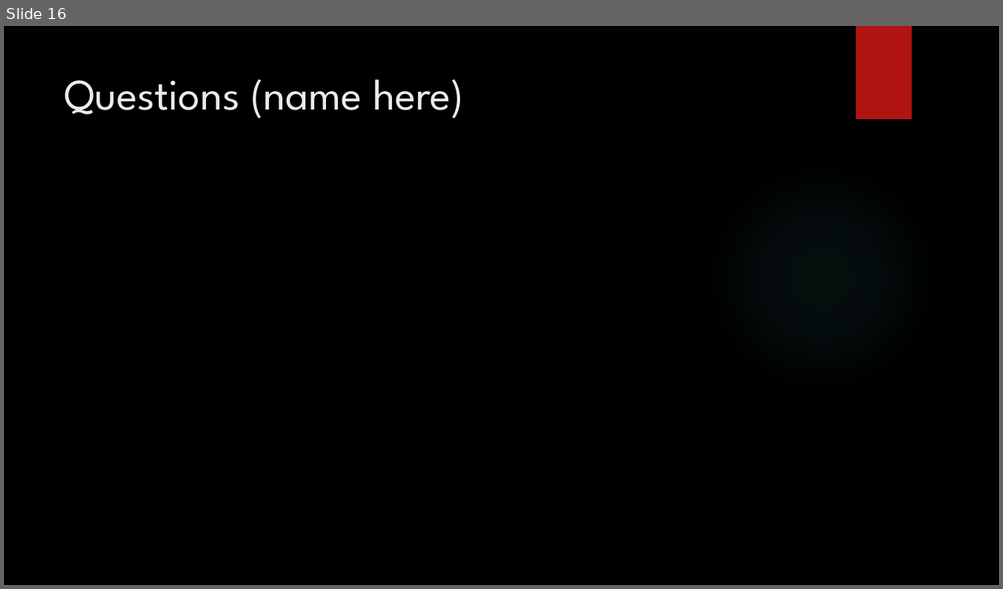
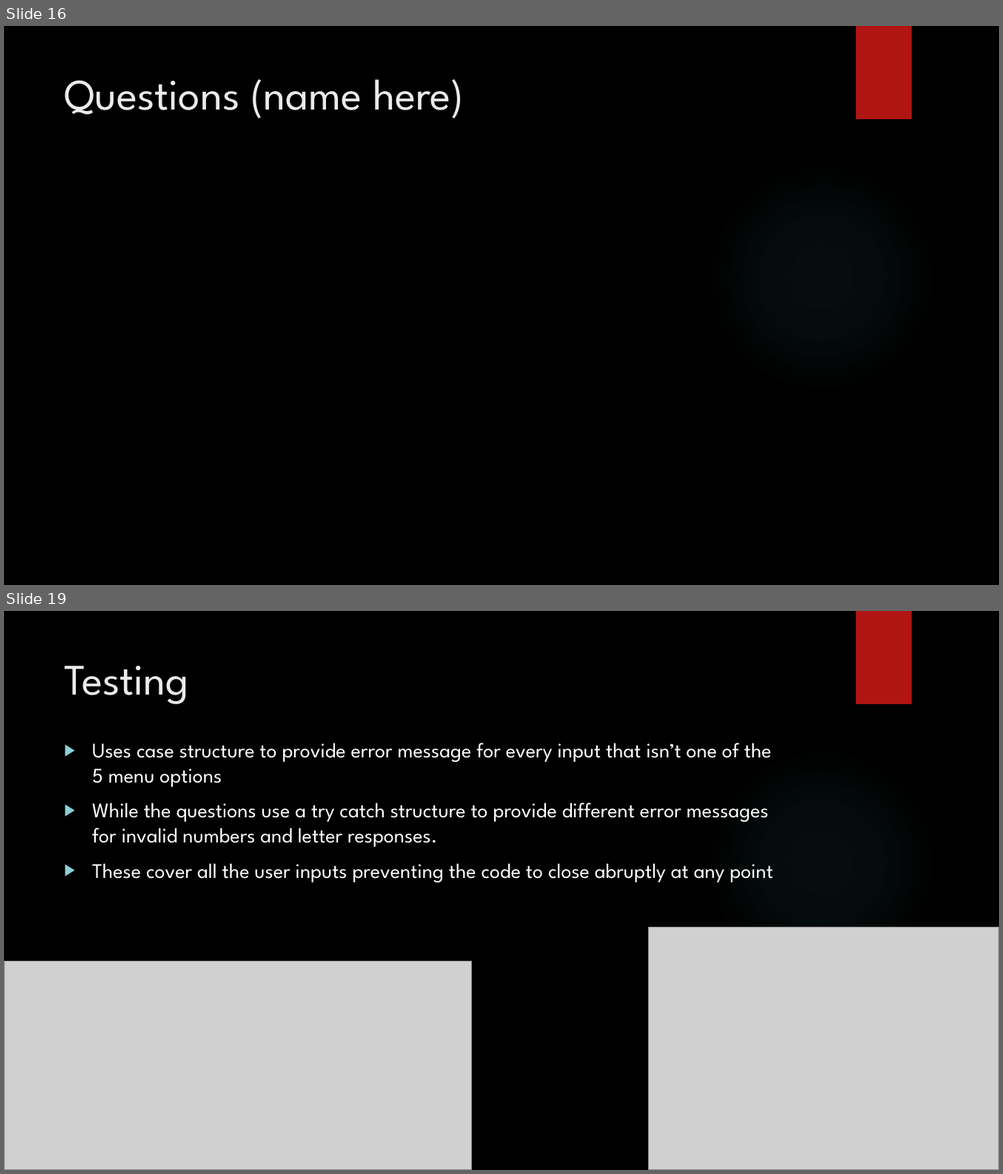
Before and after one commit to csmfduro/salaries, a slide deck: Computer Science Workshop Presentation.pptx. Shown one above the other, each under a label of ours: slide 16 before the commit, slides 16 and 19 after it; the slides between them are not shown. The pictures are 1003x589 and 1003x1174 pixels, drawn with LibreOffice and Linux fonts; fonts in the diff are those of the drawing; grey boxes stand for pictures; background and template pictures are left out. Boxes give left, top, right and bottom in pixels: in the first picture for what was removed or moved away, otherwise in the second. Text is boxed around its words. In the diff, an @@ line names an element or a change of style, - is before the commit and + after.

Commit message:
Worked on Presentation
Added to slides detailing menu structure, testing and evaluation

```diff
--- a/Computer Science Workshop Presentation.pptx
+++ b/Computer Science Workshop Presentation.pptx
@@ slide 19 added at bbox=[4, 611, 999, 1170], background picture (left out); not listed: 2 template elements that a slide beside it also shows @@
@@ title added at bbox=[64, 666, 189, 704], 42 pt, text #EBEBEB @@
+Testing
@@ text added at bbox=[92, 743, 773, 883], 20 pt, text #FFFFFF @@
+▶ Uses case structure to provide error message for every input that isn’t one of the 5 menu options
+▶ While the questions use a try catch structure to provide different error messages for invalid numbers and letter responses.
+▶ These cover all the user inputs preventing the code to close abruptly at any point
@@ picture added at bbox=[649, 927, 999, 1170] @@
@@ picture added at bbox=[4, 962, 472, 1170] @@
```
Also in this commit, not shown: 3 slides changed, 3 other slides added, 2 slides removed.
